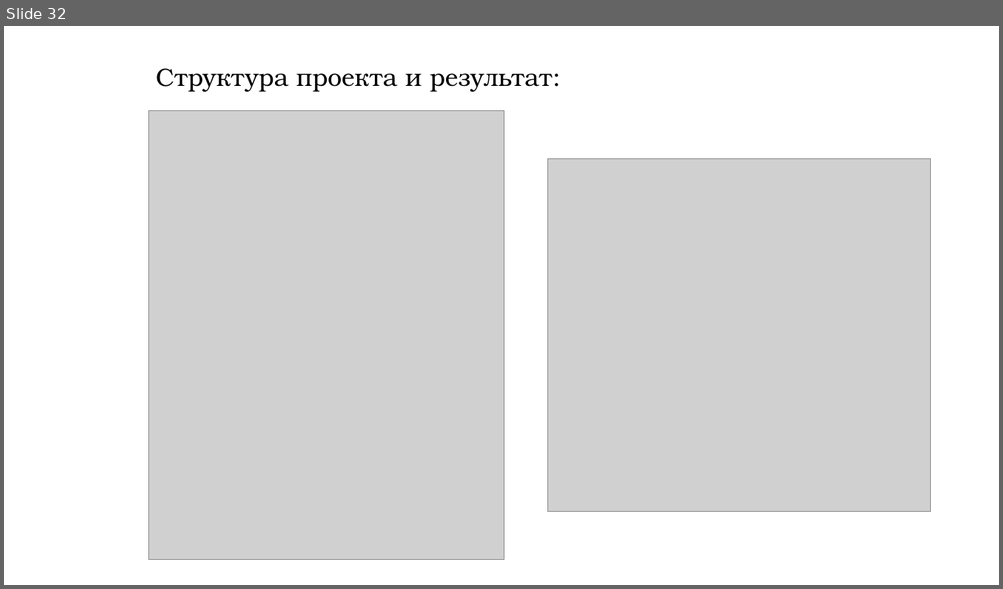
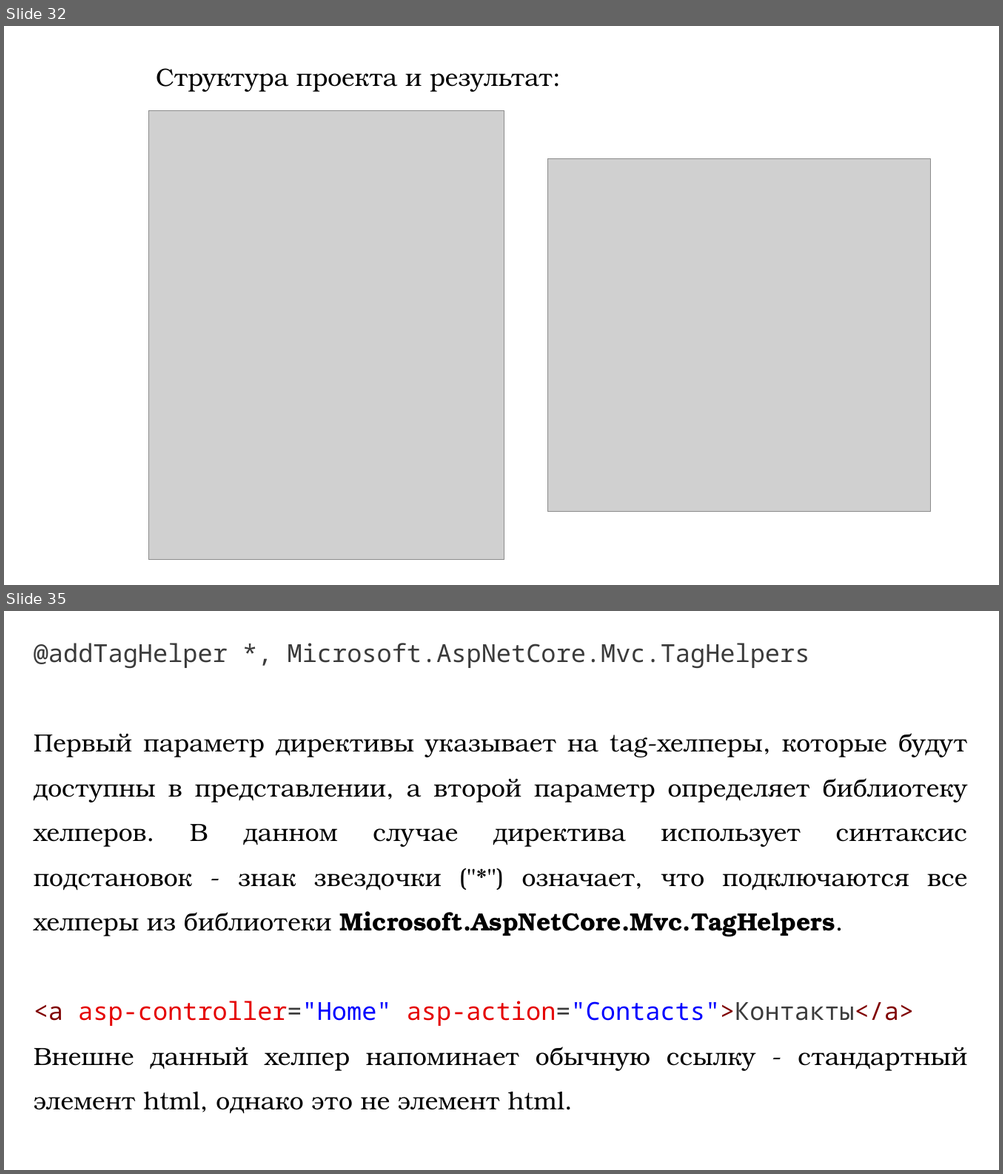
Before and after one commit to DaniilKlyukin/OOP-4, a slide deck: Лекции/ООП 1 лек 4.pptx. Shown one above the other, each under a label of ours: slide 32 before the commit, slides 32 and 35 after it; the slides between them are not shown. The pictures are 1003x589 and 1003x1174 pixels, drawn with LibreOffice and Linux fonts; fonts in the diff are those of the drawing; grey boxes stand for pictures. Boxes give left, top, right and bottom in pixels: in the first picture for what was removed or moved away, otherwise in the second. Text is boxed around its words. In the diff, an @@ line names an element or a change of style, - is before the commit and + after.

```diff
--- a/Лекции/ООП 1 лек 4.pptx
+++ b/Лекции/ООП 1 лек 4.pptx
@@ slide 35 added at (4, 611, 999, 1170), background #FFFFFF @@
@@ text added at (34, 643, 967, 1114), 24 pt, text #000000 @@
+@addTagHelper *, Microsoft.AspNetCore.Mvc.TagHelpers
+Первый параметр директивы указывает на tag-хелперы, которые будут доступны в представлении, а второй параметр определяет библиотеку хелперов. В данном случае директива использует синтаксис подстановок - знак звездочки ("*") означает, что подключаются все хелперы из библиотеки Microsoft.AspNetCore.Mvc.TagHelpers.
+<a asp-controller="Home" asp-action="Contacts">Контакты</a>
+Внешне данный хелпер напоминает обычную ссылку - стандартный элемент html, однако это не элемент html.
```
Also in this commit, not shown: 1 slide changed, 11 other slides added, 3 other files.
